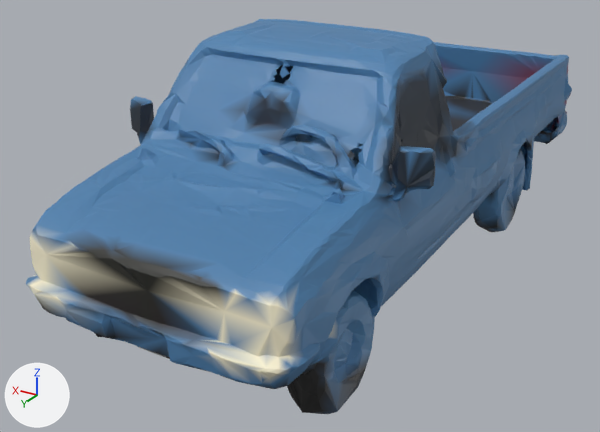
Renders of the glTF model scripts/assets/models/vehicles/nissan_lod1.glb from each side of a commit.
The view is the same before and after, from a 50 mm lens placed at (-106.0, 212.0, 116.0), pointed at (13.0, 14.0, 18.0). Lighting does not change. The marker at lower left points along +X, +Y and +Z. The older version comes first. Where no turn or scale is listed for an object, it has been applied to the vertices. Vertices at exactly the same position are counted once.

Objects in the first picture: 'geometry_0'.
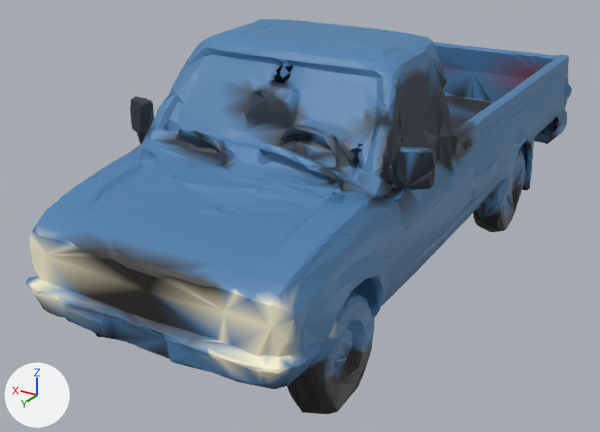
What differs and where, as boxes [x1, y1, x2, y2] in the pictures (600 x 432 px):
part 1 of me_geometry_0, recoloured
    both: [130, 70, 530, 383]
part 2 of me_geometry_0, recoloured
    both: [131, 44, 531, 374]
part 3 of me_geometry_0, recoloured
    both: [130, 72, 521, 414]

What changed in the scene script:
```text
Change me_geometry_0:
    where me_geometry_0.from_pydata(...)  # 9249 vertices, 18738 faces; spans x -42.0..46.0, y -104.0..100.0, z -1.0..75.0
    used by ob_geometry_0; location = (0.0, 0.0, 0.0)
    me_geometry_0 part 1: 1143 faces centred in x -41.0..46.0, y -64.0..80.0, z 1.0..70.0 are repainted in the vertex colours; the middle colour goes from blue #497aa7 to dark blue #1c2635
    me_geometry_0 part 2: 1138 faces centred in x -39.0..40.0, y -64.0..79.0, z 4.0..74.0 are repainted in the vertex colours; the middle colour goes from blue #4b7daa to dark blue #2e425a
    me_geometry_0 part 3: 1321 faces centred in x -42.0..46.0, y -64.0..84.0, z 0.0..68.0 are repainted in the vertex colours; the middle colour goes from dark blue #264055 to dark blue #1c222e
```
